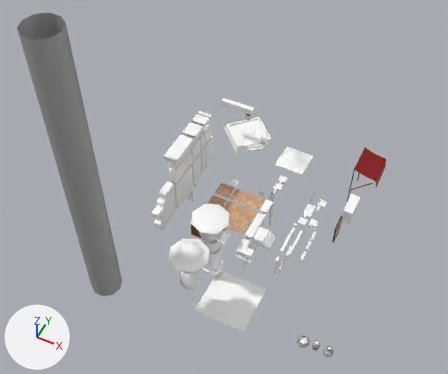
The FBX model Assets/Art/Environment_Art/Modules/ModularAssets.fbx, before and after one commit.
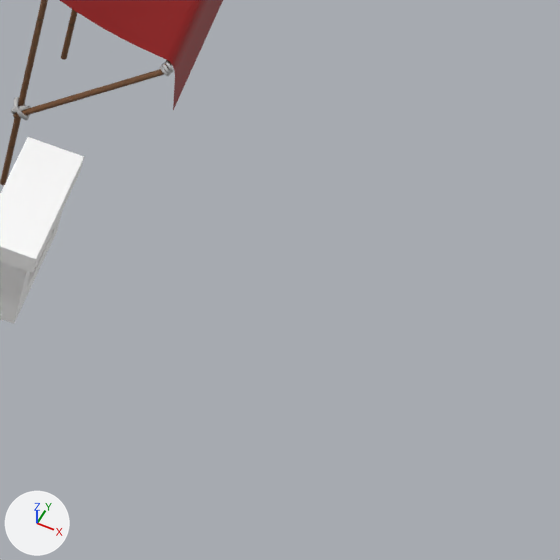
The first picture shows the older version from a camera (50 mm lens) standing at (17.9, -22.8, 34.5) and looking at (6.2, 0.6, 5.1). The close-ups show both versions on the part from 77% to 98% of the width and 46% to 71% of the height of that picture; other places that the commit changed are outside them. The lights are fixed; the arrows at lower left show +X, +Y and +Z. Where no turn or scale is listed for an object, it has been applied to the vertices.

In view in the first close-up: 'Canopy2', 'Window2'.
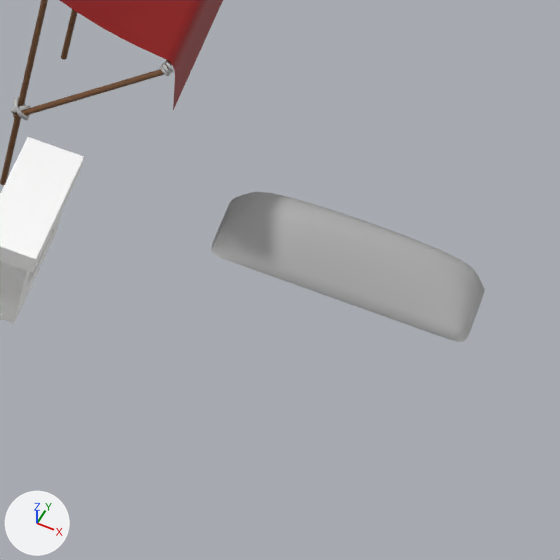
What changed in the scene script:
```text
Add me_mesh_078:
    me_mesh_078.from_pydata(...)  # 318 vertices, 290 faces; spans x -1.62..1.62, y -0.54..0.54, z 0.0..0.57
    me_mesh_078.materials.append(mat_standardsurface1)  # grey #aaaaaa
Add ob_sandmound_fbx:
    ob_sandmound_fbx = bpy.data.objects.new('SandMound_FBX', me_mesh_078)
    ob_sandmound_fbx.location = (16.85, 9.47, -1.55)
```

What differs and where, as boxes [x1, y1, x2, y2] in the close-ups (560 x 560 px):
'SandMound_FBX', added: after [211, 192, 485, 342]
